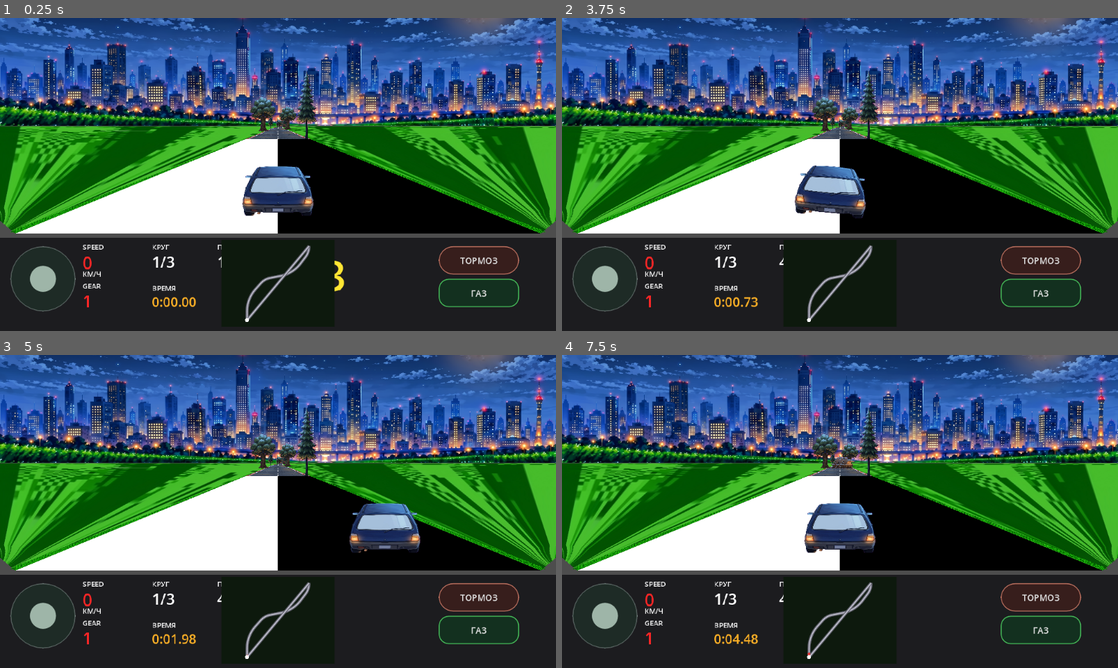
Above: before the commit, frames 1-4 (two rows, left to right).
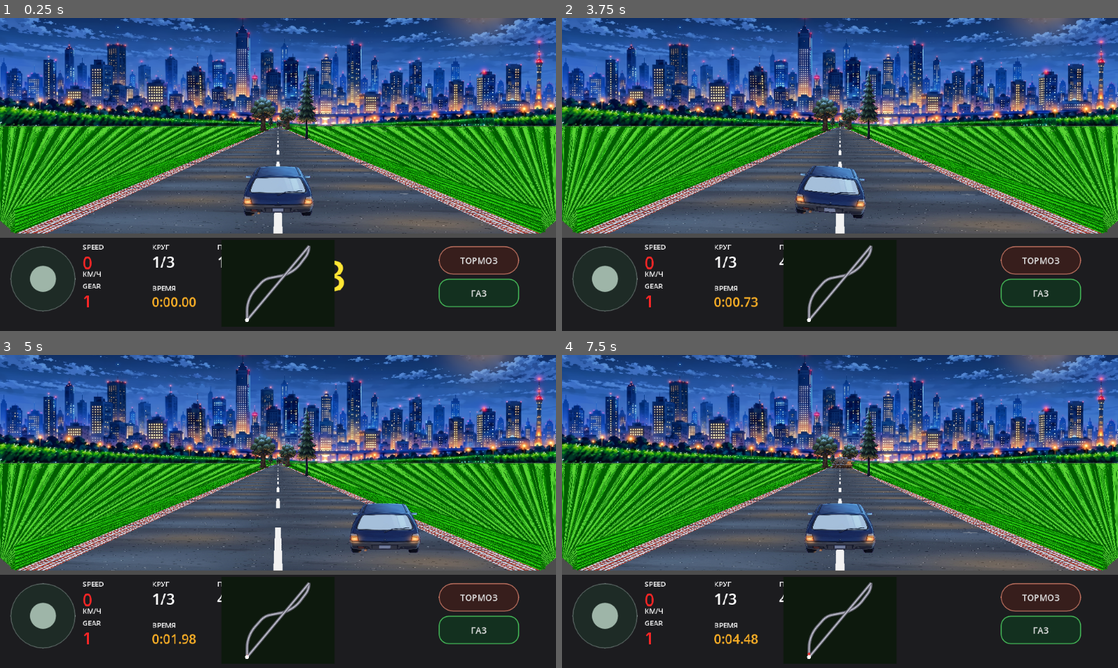
Above: after the commit, the same moments.

Repository: masterofmagic234/Arkon
Game: Godot game, scene res://scenes/level2_pseudo3d.tscn
The game is run twice, just before and just after one commit, with the same random seed, the same clock (stepped at 60 frames per second) and the same inputs.
Inputs (mouse positions are in pixels of both pictures, inside the frame that each line leads up to):
- Up to frame 1 (0.25 s): no input
- Up to frame 2 (3.75 s): click "ТОРМОЗ" at 0.5 s; click "ГАЗ" at 1.25 s; tap Enter at 2, 3.5 s; move the mouse to (962, 158) at 2.02 s; hold D (race_right) 2.03-2.75 s; click (962, 158) at 2.17 s; tap Space at 2.75 s; drag from (728, 190) to (812, 237) at 2.77 s; move the mouse to (895, 105) at 3.52 s; hold D (race_right) from 3.53 s (still down)
- Up to frame 3 (5 s): release D (race_right) at 4.25 s; drag from (250, 574) to (111, 464) at 4.27 s
- Up to frame 4 (7.5 s): tap Space at 5 s; move the mouse to (1006, 558) at 5.02 s; hold A (race_left) 5.03-5.75 s; drag from (673, 464) to (756, 433) at 5.77 s; tap Enter at 6.5 s; move the mouse to (867, 511) at 6.52 s; hold S (race_brake) 6.53-7.25 s; click (867, 511) at 6.67 s; drag from (756, 433) to (728, 527) at 7.27 s

The runs differ from the first frame. In frame 1, 27% of the frame differs, in the area x 0-100%, y 34-69%; in frame 2, 27%; in frame 3, 27%; in frame 4, 27%.

Commit message:
Fix Level 2 grass wall projection and road start-line artifact

Diff:
--- a/scripts/race_renderer_pseudo3d.gd
+++ b/scripts/race_renderer_pseudo3d.gd
@@ -327,35 +327,35 @@
             draw_colored_polygon(left_field, field_cols[0])
             draw_colored_polygon(right_field, field_cols[0])
 
-            # Add the grass texture to the broad field with a restrained
-            # modulation. U follows the screen-side distance from the road;
-            # V follows absolute world segment, so it scrolls with the world.
+            # Texture the broad field with WORLD-ANCHORED UVs.
+            # The previous version multiplied U by perspective scale at each
+            # road endpoint. That made the outer screen edge and the road edge
+            # use different horizontal scales, producing the green radial
+            # "fan" rays visible in the Android screenshot. U must stay stable
+            # across depth; only V advances with world distance.
             if grass_texture != null:
                 var field_v_i: float = -absolute_seg_i * GRASS_WORLD_UV_SCALE
                 var field_v_j: float = -absolute_seg_j * GRASS_WORLD_UV_SCALE
-                var field_u_left_i: float = -1.8 * maxf(scale_i, 0.12)
-                var field_u_left_j: float = -1.8 * maxf(scale_j, 0.12)
-                var field_u_right_i: float = 1.8 * maxf(scale_i, 0.12)
-                var field_u_right_j: float = 1.8 * maxf(scale_j, 0.12)
+                const FIELD_U: float = 2.5
 
                 var field_left_uvs := PackedVector2Array([
-                    Vector2(field_u_left_i, field_v_i),
+                    Vector2(-FIELD_U, field_v_i),
                     Vector2(0.0, field_v_i),
                     Vector2(0.0, field_v_j),
-                    Vector2(field_u_left_j, field_v_j)
+                    Vector2(-FIELD_U, field_v_j)
                 ])
                 var field_right_uvs := PackedVector2Array([
                     Vector2(0.0, field_v_i),
-                    Vector2(field_u_right_i, field_v_i),
-                    Vector2(field_u_right_j, field_v_j),
+                    Vector2(FIELD_U, field_v_i),
+                    Vector2(FIELD_U, field_v_j),
                     Vector2(0.0, field_v_j)
                 ])
 
                 var field_tex_cols := PackedColorArray([
-                    Color(0.62, 0.78, 0.58, 1.0),
-                    Color(0.62, 0.78, 0.58, 1.0),
-                    Color(0.62, 0.78, 0.58, 1.0),
-                    Color(0.62, 0.78, 0.58, 1.0)
+                    Color(0.78, 0.88, 0.72, 1.0),
+                    Color(0.78, 0.88, 0.72, 1.0),
+                    Color(0.78, 0.88, 0.72, 1.0),
+                    Color(0.78, 0.88, 0.72, 1.0)
                 ])
                 draw_polygon(left_field, field_tex_cols, field_left_uvs, grass_texture)
                 draw_polygon(right_field, field_tex_cols, field_right_uvs, grass_texture)
@@ -365,8 +365,12 @@
             # ---------------------------------------------------------------
             var main_wall_offset_i: float = 7.0 * scale_i
             var main_wall_offset_j: float = 7.0 * scale_j
-            var main_wall_h_i: float = 68.0 * scale_i
-            var main_wall_h_j: float = 68.0 * scale_j
+            # The first wall was only 68 world units high. With the
+            # current camera scale that is ~10 px at the near plane, so it
+            # practically disappeared. These heights make the vertical walls
+            # visibly rise from the road while still shrinking into the horizon.
+            var main_wall_h_i: float = 420.0 * scale_i
+            var main_wall_h_j: float = 420.0 * scale_j
 
             var main_l0_x: float = road_l0.x - main_wall_offset_i
             var main_l1_x: float = road_l1.x - main_wall_offset_j
@@ -393,8 +397,8 @@
             var rear1_offset_j: float = 38.0 * scale_j
             var rear1_base_i: float = 12.0 * scale_i
             var rear1_base_j: float = 12.0 * scale_j
-            var rear1_h_i: float = 30.0 * scale_i
-            var rear1_h_j: float = 30.0 * scale_j
+            var rear1_h_i: float = 180.0 * scale_i
+            var rear1_h_j: float = 180.0 * scale_j
 
             var rear1_left := PackedVector2Array([
                 Vector2(road_l0.x - rear1_offset_i, road_l0.y - rear1_base_i),
@@ -413,8 +417,8 @@
             var rear2_offset_j: float = 72.0 * scale_j
             var rear2_base_i: float = 20.0 * scale_i
             var rear2_base_j: float = 20.0 * scale_j
-            var rear2_h_i: float = 18.0 * scale_i
-            var rear2_h_j: float = 18.0 * scale_j
+            var rear2_h_i: float = 90.0 * scale_i
+            var rear2_h_j: float = 90.0 * scale_j
 
             var rear2_left := PackedVector2Array([
                 Vector2(road_l0.x - rear2_offset_i, road_l0.y - rear2_base_i),
@@ -583,11 +587,13 @@
                     Vector2(cx1 - lw1 * 0.5, ssy[j])
                 ]), COL_LANE)
 
-            if sidx[i] == 0:
-                var m0 = l0.lerp(r0, 0.5)
-                var m1 = l1.lerp(r1, 0.5)
-                draw_colored_polygon(PackedVector2Array([l0, m0, m1, l1]), Color.WHITE)
-                draw_colored_polygon(PackedVector2Array([m0, r0, r1, m1]), Color.BLACK)
+            # Start/finish marker: do NOT paint an entire road
+            # segment as a checkerboard. At the near end a single 40-unit
+            # segment occupies most of the screen vertically, which was why
+            # the Android screenshot showed a huge white/black road split.
+            # Keep the road surface continuous; the finish stripe will be
+            # added as a narrow world-space marker once the segment projection
+            # is stable.
         i -= ROAD_STEP
 
 func _draw_billboard(texture: Texture2D, center_x: float, bottom_y: float, width: float, height: float, modulate := Color.WHITE) -> void:
